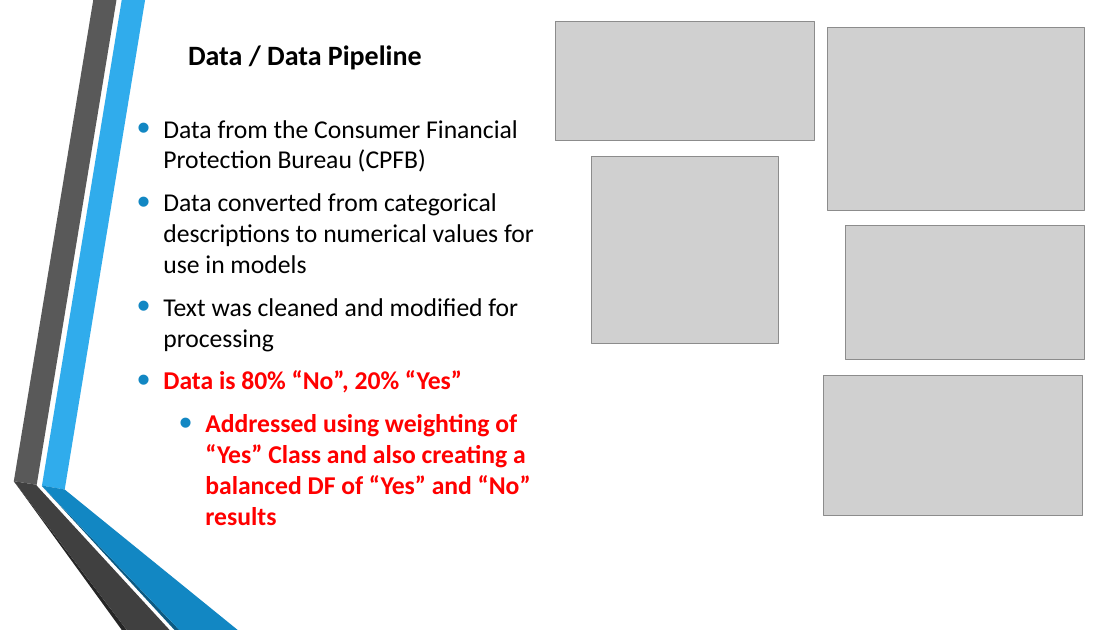
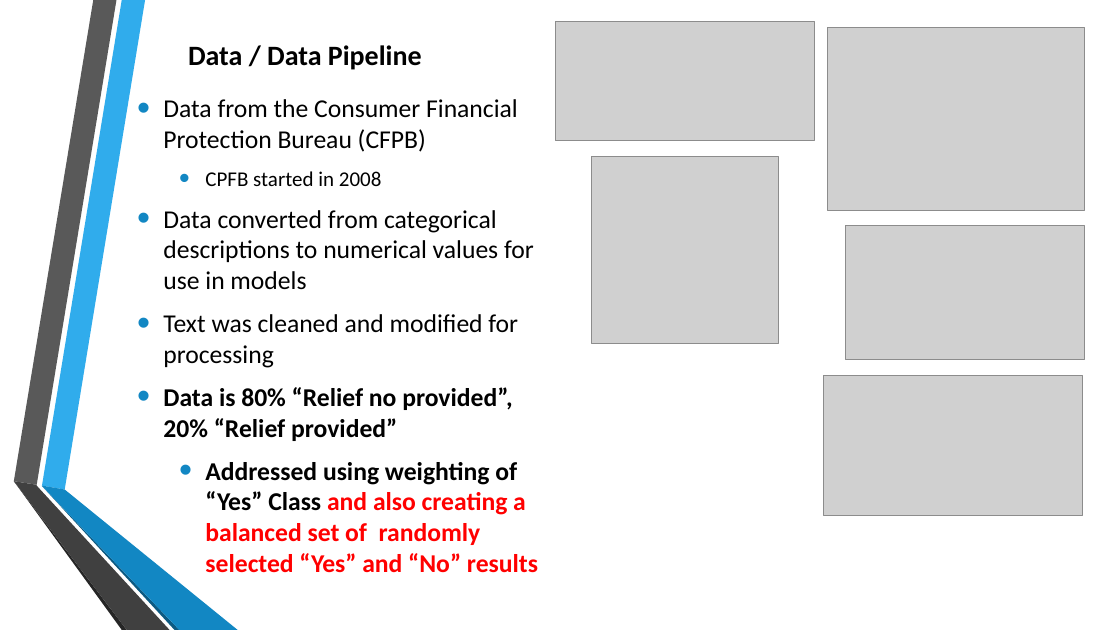
Before and after one commit to ChrisMichael11/Consumer_Complaint_Project, a slide deck: slide 5 of ppt/Consumer_Complaints.pptx. Drawn at 1120x630 pixels with LibreOffice and Linux fonts; fonts in the diff are those of the drawing; grey boxes stand for pictures; background and template pictures are left out. Boxes give left, top, right and bottom in pixels: in the first picture for what was removed or moved away, otherwise in the second. Text is boxed around its words. In the diff, an @@ line names an element or a change of style, - is before the commit and + after.

Commit message:
adding PPT

```diff
--- a/ppt/Consumer_Complaints.pptx
+++ b/ppt/Consumer_Complaints.pptx
@@ text at [163,99,518,186]: text changed @@
-• Data from the Consumer Financial Protection Bureau (CPFB)
+• Data from the Consumer Financial Protection Bureau (CFPB)
+  • CPFB started in 2008
@@ text at [163,387,538,573]: text changed; text colour #FF0000 to #000000 @@
-• Data is 80% “No”, 20% “Yes”
-  • Addressed using weighting of “Yes” Class and also creating a balanced DF of “Yes” and “No” results
+• Data is 80% “Relief no provided”, 20% “Relief provided”
+  • Addressed using weighting of “Yes” Class and also creating a balanced set of randomly selected “Yes” and “No” results
```
Also in this commit, not shown: 5 other slides changed.
